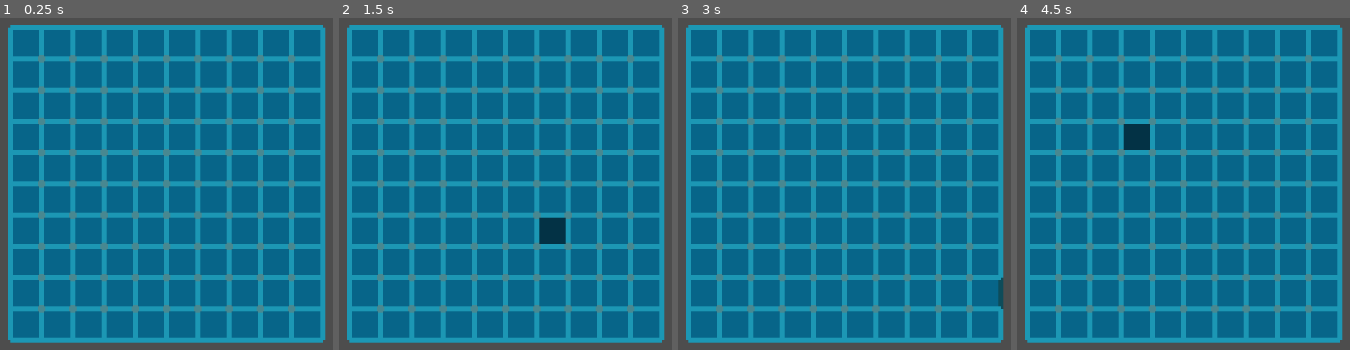
Above: before the commit, frames 1-4 (left to right).
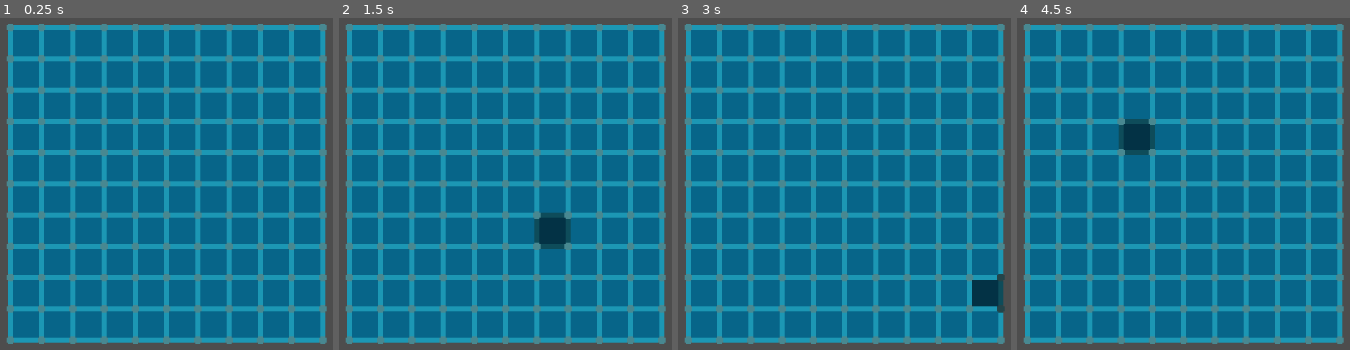
Above: after the commit, the same moments.

Repository: bjornarprytz/beneath-the-surface
Game: Godot game, scene res://main.tscn
Two runs of this game, one before a commit and one after it. Both use one fixed random seed, a clock stepped at 60 frames per second and the inputs below.
Inputs (mouse positions are in pixels of both pictures, inside the frame that each line leads up to):
- Up to frame 1 (0.25 s): no input
- Up to frame 2 (1.5 s): tap Enter at 0.5 s; move the mouse to (outside the picture) at 0.52 s; tap Space at 1.25 s; move the mouse to (538, 223) at 1.27 s
- Up to frame 3 (3 s): move the mouse to (outside the picture) at 2.02 s; tap Enter at 2.75 s; move the mouse to (997, 293) at 2.77 s
- Up to frame 4 (4.5 s): tap Space at 3.5 s; move the mouse to (outside the picture) at 3.52 s; tap Enter at 4.25 s; move the mouse to (1136, 134) at 4.27 s

The runs differ from the first frame. In frame 1, 1.8% of the frame differs, in the area x 2-99%, y 1-99%; in frame 2, 2.3%; in frame 3, 2.4%; in frame 4, 2.2%.

Commit message:
map zones connected

Diff:
--- a/src/systems/map/cross.gd
+++ b/src/systems/map/cross.gd
@@ -7,6 +7,16 @@
 var coordinates: Vector2i
 var tileSize: float
 var thickness: float
+
+## TODO: make north, south, east, west edges
+var edges: Array[Edge] = []
+
+func connect_edge(edge: Edge) -> void:
+	if edges.has(edge):
+		return
+
+	edges.append(edge)
+	edge.connect_intersection(self)
 
 func _draw() -> void:
 	if tileSize == 0:
@@ -27,5 +37,11 @@
 func _on_background_mouse_entered() -> void:
 	modulate = Color(0.5, 0.5, 0.5, 1)
 
+	for e in edges:
+		e.modulate = Color(0.5, 0.5, 0.5, 1)
+
 func _on_background_mouse_exited() -> void:
 	modulate = Color(1, 1, 1, 1)
+
+	for e in edges:
+		e.modulate = Color(1, 1, 1, 1)
--- a/src/systems/map/edge.gd
+++ b/src/systems/map/edge.gd
@@ -11,18 +11,28 @@
 var size: float
 var thickness: float
 
-var tiles : Array[Tile]
-var edges : Array[Edge]
+var _tiles: Array[Tile]
+var _intersections: Array[Cross]
 
-func get_neigbours() -> Array[Edge]:
-	var neigbours = []
-	push_error("get_neigbours() not implemented")
-	return neigbours
+func connect_tile(tile: Tile):
+	if _tiles.has(tile):
+		return
+
+	_tiles.append(tile)
+	tile.connect_edge(self)
+
+func connect_intersection(intersection: Cross):
+	if _intersections.has(intersection):
+		return
+
+	_intersections.append(intersection)
+	intersection.connect_edge(self)
+
+func get_intersections() -> Array[Cross]:
+	return _intersections
 
 func get_tiles() -> Array[Tile]:
-	var tiles = []
-	push_error("get_tiles() not implemented")
-	return tiles
+	return _tiles
 
 func get_hardware() -> Array[Hardware]:
 	var hardware = []
@@ -39,16 +49,34 @@
 	background.position = Vector2(0, -halfHeight)
 	background.scale.y = thickness / size
 
-	if v2 - v1 == Vector2i.RIGHT:
+	if Edge.is_horizontal(v1, v2):
 		background.rotation_degrees = 0
-	elif v2 - v1 == Vector2i.DOWN:
+	else:
 		background.rotation_degrees = 90
-	else:
-		push_error("Weird edge direction %s" % (v2 - v1))
-		return
 
 func _on_background_mouse_entered() -> void:
 	background.modulate = Color(0.5, 0.5, 0.5, 1)
 
+	for t in _tiles:
+		t.modulate = Color(0.5, 0.5, 0.5, 1)
+
+	for i in _intersections:
+		i.modulate = Color(0.5, 0.5, 0.5, 1)
+
 func _on_background_mouse_exited() -> void:
 	background.modulate = Color(1, 1, 1, 1)
+
+	for t in _tiles:
+		t.modulate = Color(1, 1, 1, 1)
+
+	for i in _intersections:
+		i.modulate = Color(1, 1, 1, 1)
+
+static func is_horizontal(coord1: Vector2i, coord2: Vector2i) -> bool:
+	if coord2 - coord1 == Vector2i.RIGHT:
+		return true
+	elif coord2 - coord1 == Vector2i.DOWN:
+		return false
+	else:
+		assert(false, "Weird edge direction %s" % (coord1 - coord2))
+		return false
--- a/src/systems/map/map.gd
+++ b/src/systems/map/map.gd
@@ -48,12 +48,59 @@
 		_edgeRowLookup.append(row)
 
 	# Create intersections (cross)
-	for x in range(1, data.width):
+	for x in range(0, data.width + 1):
 		_intersectionLookup.append([])
-		for y in range(1, data.height):
+		for y in range(0, data.height + 1):
 			var intersection = Create.cross(Vector2i(x, y), tileSize, edgeThickness)
 			intersection.position = Vector2(x * tileSize, y * tileSize)
 			edges.add_child(intersection)
-			_intersectionLookup[x - 1].append(intersection)
+			_intersectionLookup[x].append(intersection)
 
 	# Connect edges and tiles
+	for column in _edgeColumnLookup:
+		for edge in column:
+
+			var c1 = _get_intersection(edge.v1)
+			var c2 = _get_intersection(edge.v2)
+			if c1 != null:
+				c1.connect_edge(edge)
+			if c2 != null:
+				c2.connect_edge(edge)
+
+			var t1 = _get_tile(edge.v1)
+			var t2 = _get_tile(Vector2i(edge.v1.x - 1, edge.v1.y))
+			if t1 != null:
+				t1.connect_edge(edge)
+			if t2 != null:
+				t2.connect_edge(edge)
+
+	for row in _edgeRowLookup:
+		for edge in row:
+
+			var c1 = _get_intersection(edge.v1)
+			var c2 = _get_intersection(edge.v2)
+			if c1 != null:
+				c1.connect_edge(edge)
+			if c2 != null:
+				c2.connect_edge(edge)
+
+			var t1 = _get_tile(edge.v1)
+			var t2 = _get_tile(Vector2i(edge.v1.x, edge.v1.y - 1))
+			if t1 != null:
+				t1.connect_edge(edge)
+			if t2 != null:
+				t2.connect_edge(edge)
+
+func _get_tile(v: Vector2i) -> Tile:
+	var x = v.x
+	var y = v.y
+	if x < 0 or x >= _tilesLookup.size() or y < 0 or y >= _tilesLookup[x].size():
+		return null
+	return _tilesLookup[x][y]
+
+func _get_intersection(v: Vector2i) -> Cross:
+	var x = v.x
+	var y = v.y
+	if x < 0 or x >= _intersectionLookup.size() or y < 0 or y >= _intersectionLookup[x].size():
+		return null
+	return _intersectionLookup[x][y]
--- a/src/systems/map/tile.gd
+++ b/src/systems/map/tile.gd
@@ -7,6 +7,15 @@
 
 ## The size of the tile in pixels.
 var size: float
+
+var _edges: Array[Edge] = []
+
+func connect_edge(edge: Edge) -> void:
+	if _edges.has(edge):
+		return
+
+	_edges.append(edge)
+	edge.connect_tile(self)
 
 func get_edges() -> Array[Edge]:
 	var edges = []
@@ -39,5 +48,11 @@
 func _on_background_mouse_entered() -> void:
 	background.modulate = Color(0.5, 0.5, 0.5, 1)
 
+	for e in _edges:
+		e.modulate = Color(0.5, 0.5, 0.5, 1)
+
 func _on_background_mouse_exited() -> void:
 	background.modulate = Color(1, 1, 1, 1)
+
+	for e in _edges:
+		e.modulate = Color(1, 1, 1, 1)
